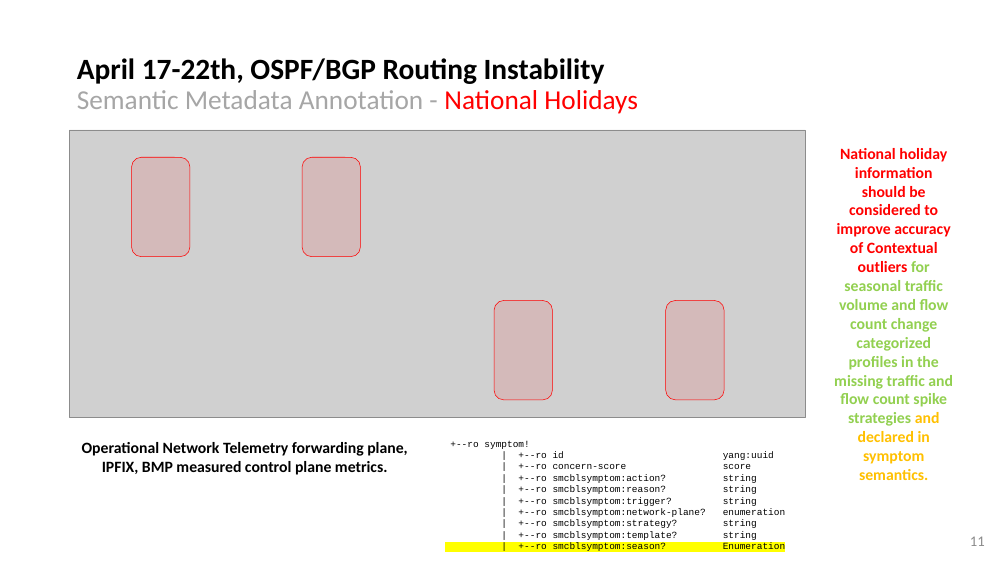
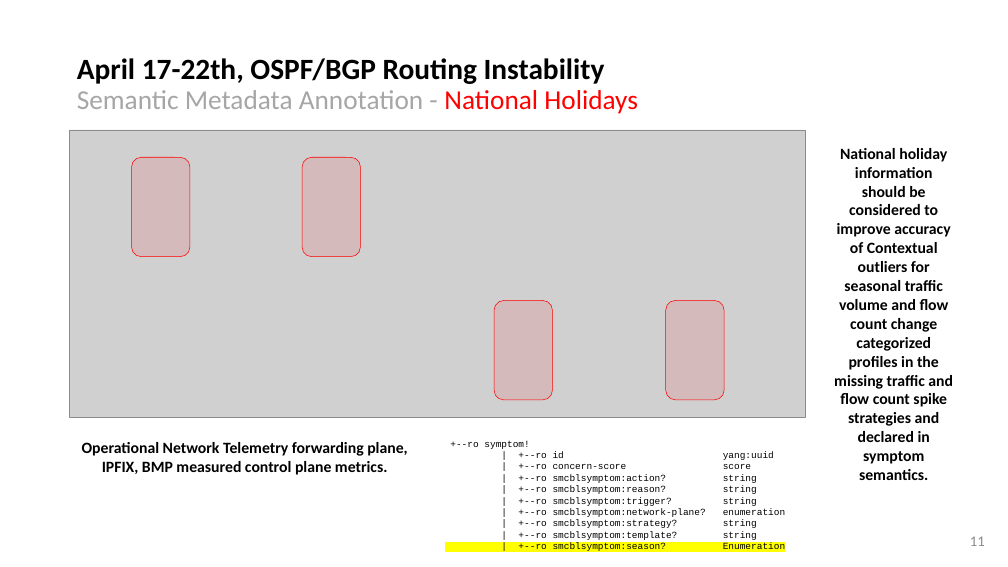
Before and after one commit to network-analytics/ietf-network-analytics-document-status, a slide deck: slide 11 of 123/NMOP/draft-ietf-nmop-network-anomaly-architecture-semantics-lifecycle.pptx. Drawn at 1008x567 pixels with LibreOffice and Linux fonts; fonts in the diff are those of the drawing; grey boxes stand for pictures. Boxes give left, top, right and bottom in pixels: in the first picture for what was removed or moved away, otherwise in the second. Text is boxed around its words. In the diff, an @@ line names an element or a change of style, - is before the commit and + after.

```diff
--- a/123/NMOP/draft-ietf-nmop-network-anomaly-architecture-semantics-lifecycle.pptx
+++ b/123/NMOP/draft-ietf-nmop-network-anomaly-architecture-semantics-lifecycle.pptx
@@ text "National holiday information should be ..." at [834, 148, 953, 480]: text colour #FF0000 to #000000 in "National holiday information should be considered to ..."; text colour #92D050 to #000000 in "for seasonal traffic volume and flow count ..."; text colour #FFC000 to #000000 in "and declared in symptom semantics." @@
```
Also in this commit, not shown: 3 other slides changed, 1 other file.
